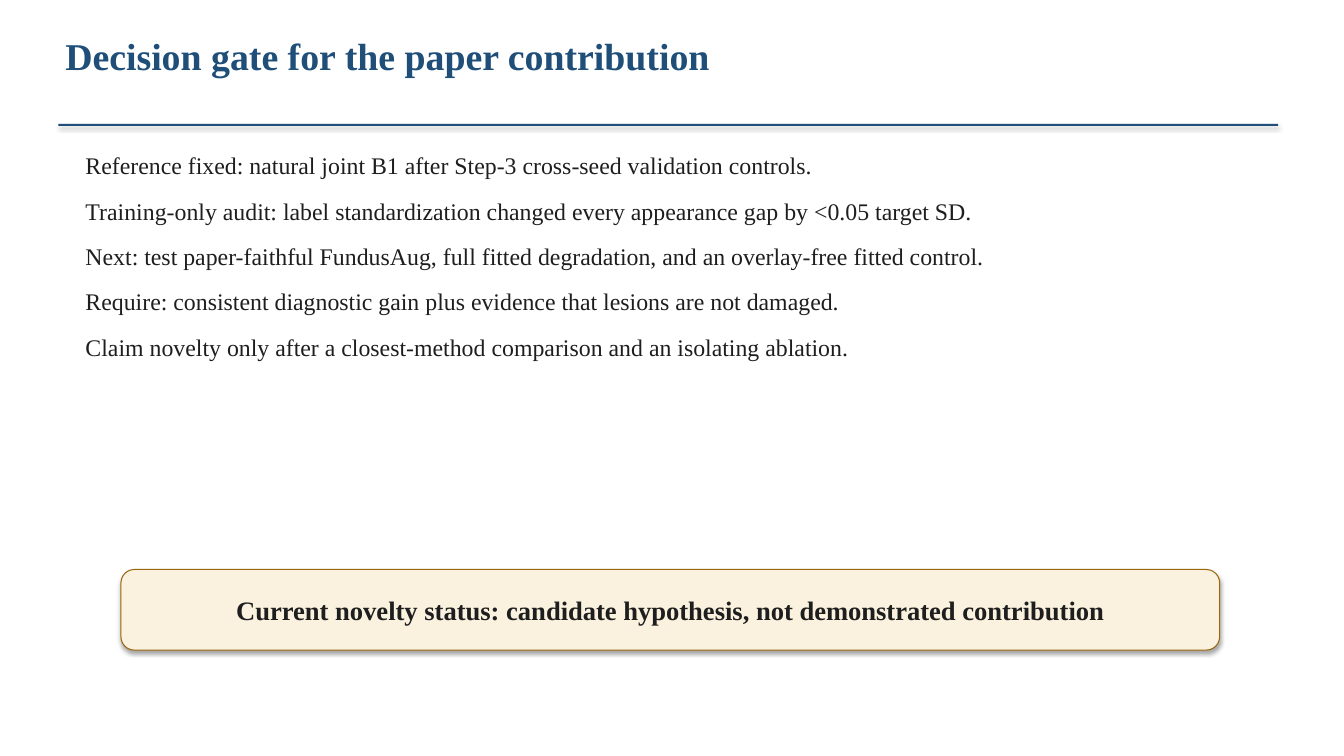
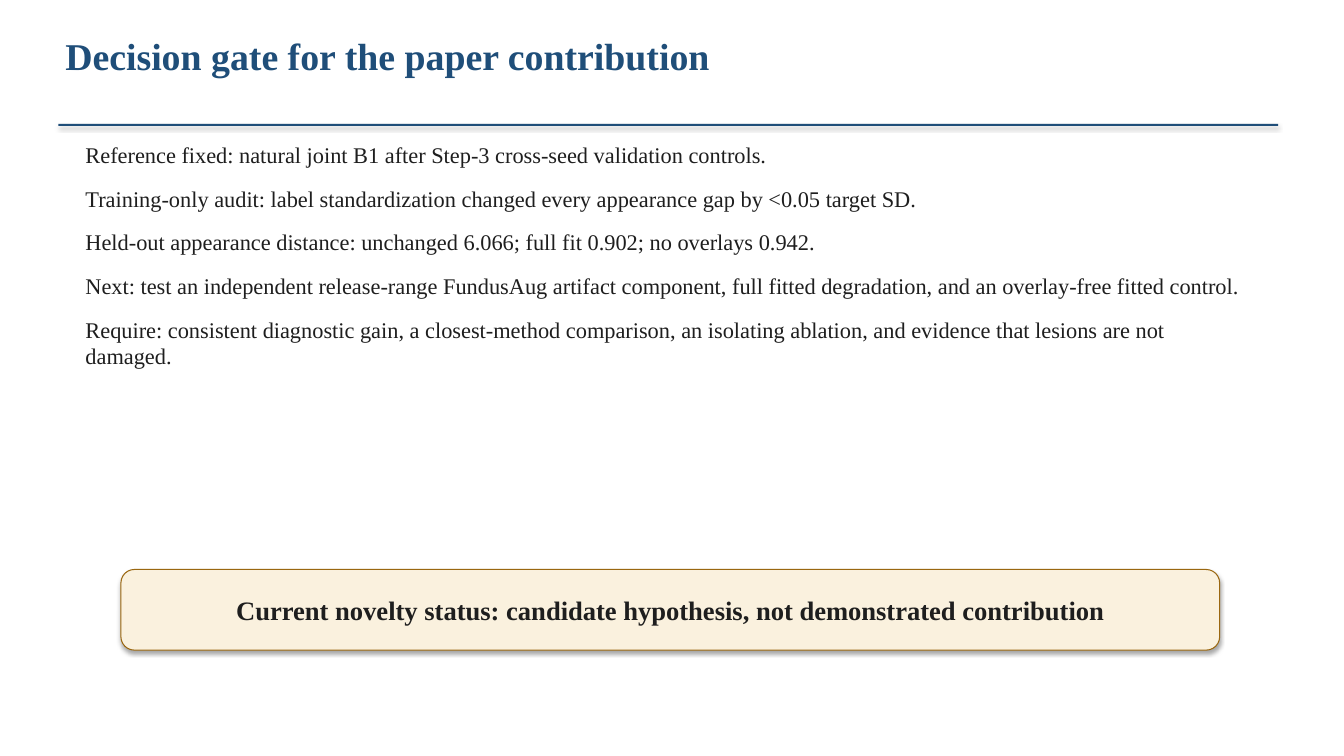
Before and after one commit to Sahith59/brset-convnextv2, a slide deck: slide 8 of research/codex/reports/BRSET_mBRSET_Research_Update.pptx. Drawn at 1344x756 pixels with LibreOffice and Linux fonts; fonts in the diff are those of the drawing. Boxes give left, top, right and bottom in pixels: in the first picture for what was removed or moved away, otherwise in the second. Text is boxed around its words. In the diff, an @@ line names an element or a change of style, - is before the commit and + after.

Commit message:
Launch audited Step 4 augmentation screen

```diff
--- a/research/codex/reports/BRSET_mBRSET_Research_Update.pptx
+++ b/research/codex/reports/BRSET_mBRSET_Research_Update.pptx
@@ text "Reference fixed: natural joint B1 ...": place and size @@
-text "Reference fixed: natural joint B1 ..." at (85, 157, 983, 361)
+text "Reference fixed: natural joint B1 ..." at (85, 147, 1239, 369)
@@ text at (85, 147, 916, 212): size 17 to 16 pt in "Reference fixed: natural joint B1 after Step-3 ...", "Training-only audit: label standardization changed every app ..." @@
@@ text at (85, 234, 1239, 369): text changed; size 17 to 16 pt @@
-Next: test paper-faithful FundusAug, full fitted degradation, and an overlay-free fitted control.
-Require: consistent diagnostic gain plus evidence that lesions are not damaged.
-Claim novelty only after a closest-method comparison and an isolating ablation.
+Held-out appearance distance: unchanged 6.066; full fit 0.902; no overlays 0.942.
+Next: test an independent release-range FundusAug artifact component, full fitted degradation, and an overlay-free fitted control.
+Require: consistent diagnostic gain, a closest-method comparison, an isolating ablation, and evidence that lesions are not damaged.
```
Also in this commit, not shown: 1 other slide changed, 1 slide added, 29 other files.
